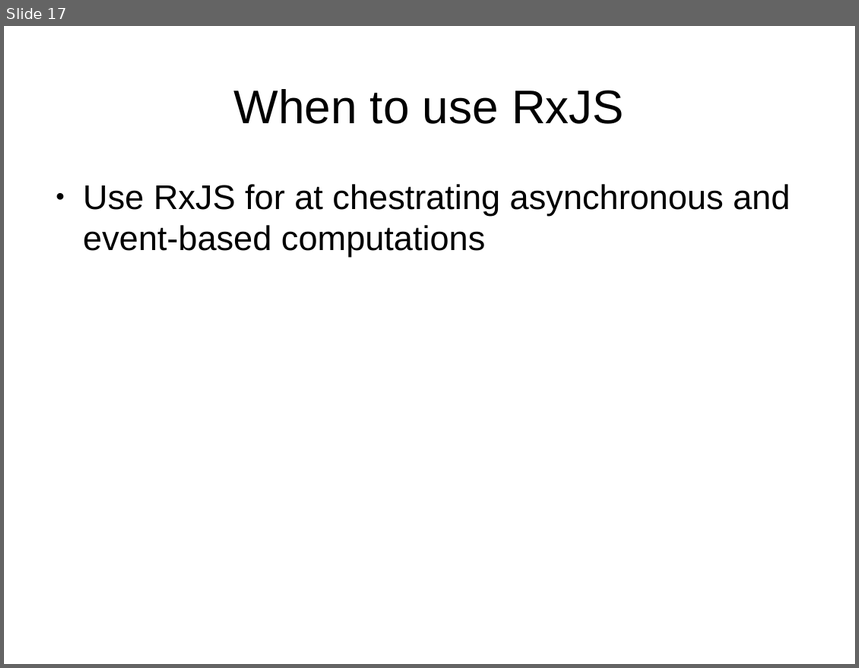
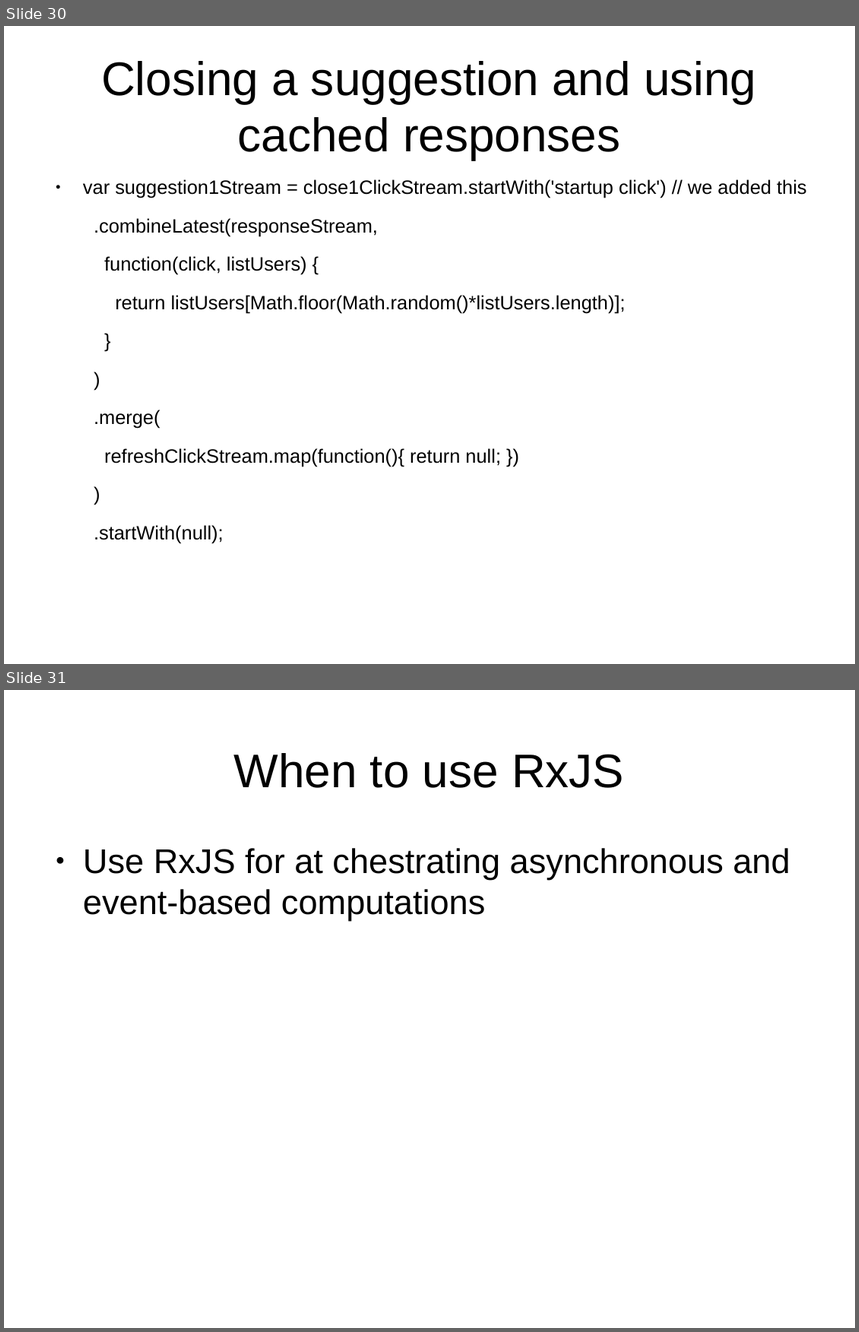
Before and after one commit to sallop/til, a slide deck: RxJS.odp. Shown one above the other, each under a label of ours: slide 17 before the commit, slides 30 and 31 after it. The pictures are 859x668 and 859x1332 pixels, drawn with LibreOffice and Linux fonts; fonts in the diff are those of the drawing. Boxes give left, top, right and bottom in pixels: in the first picture for what was removed or moved away, otherwise in the second. Text is boxed around its words. In the diff, an @@ line names an element or a change of style, - is before the commit and + after.

Commit message:
the refresh button

```diff
--- a/RxJS.odp
+++ b/RxJS.odp
@@ slide 30 added at bbox=[4, 26, 855, 664], background #FFFFFF @@
@@ title added at bbox=[101, 61, 756, 161], 44 pt, text #000000 @@
+Closing a suggestion and using cached responses
@@ text added at bbox=[83, 180, 807, 544], 18 pt, text #000000 @@
+● var suggestion1Stream = close1ClickStream.startWith('startup click') // we added this
+.combineLatest(responseStream,
+function(click, listUsers) {
+return listUsers[Math.floor(Math.random()*listUsers.length)];
+}
+)
+.merge(
+refreshClickStream.map(function(){ return null; })
+)
+.startWith(null);
@@ what was slide 17 is now slide 31 @@
```
Also in this commit, not shown: 7 slides changed, 14 other slides added.
